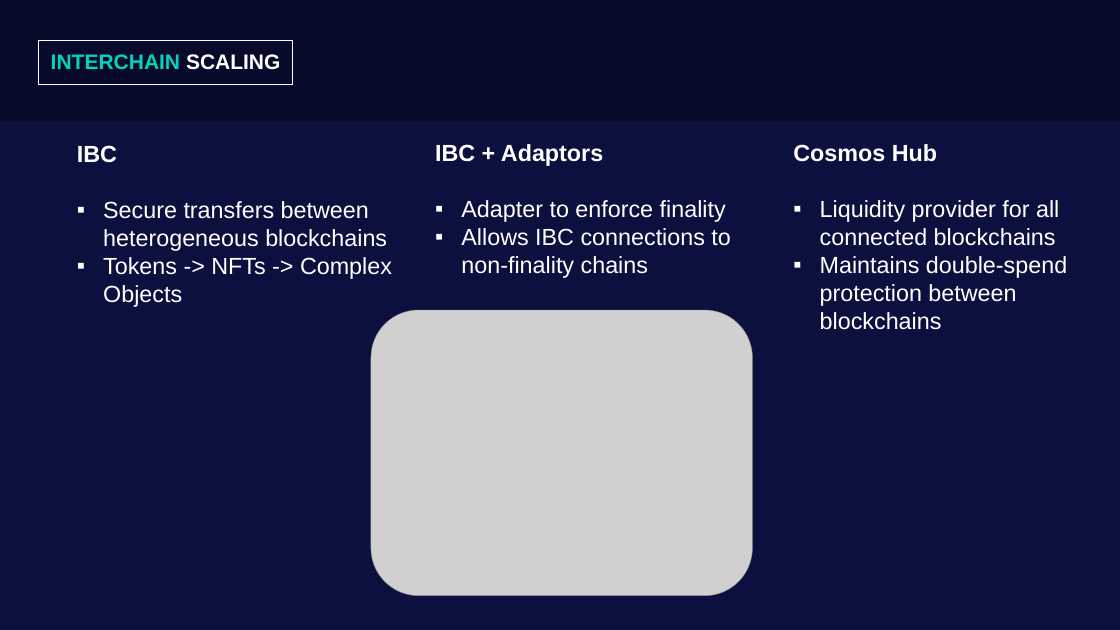
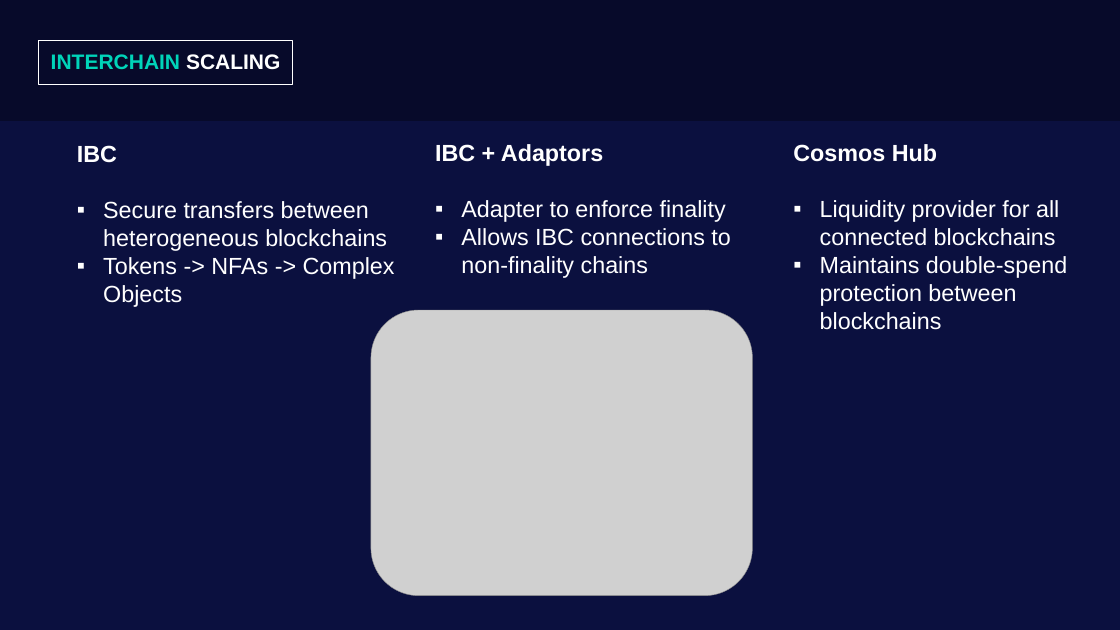
Before and after one commit to adrianbrink/research, a slide deck: slide 9 of talks/DappDev 2018/Four Dimensional Blockchain Scaling.pptx (slide 11 before the commit). Drawn at 1120x630 pixels with LibreOffice and Linux fonts; fonts in the diff are those of the drawing; grey boxes stand for pictures; background and template pictures are left out. Boxes give left, top, right and bottom in pixels: in the first picture for what was removed or moved away, otherwise in the second. Text is boxed around its words. In the diff, an @@ line names an element or a change of style, - is before the commit and + after.

```diff
--- a/talks/DappDev 2018/Four Dimensional Blockchain Scaling.pptx
+++ b/talks/DappDev 2018/Four Dimensional Blockchain Scaling.pptx
@@ text at (103,257,395,307): text changed @@
-▪ Tokens -> NFTs -> Complex Objects
+▪ Tokens -> NFAs -> Complex Objects
```
Also in this commit, not shown: 2 other slides changed, 2 slides removed, 2 other files.
